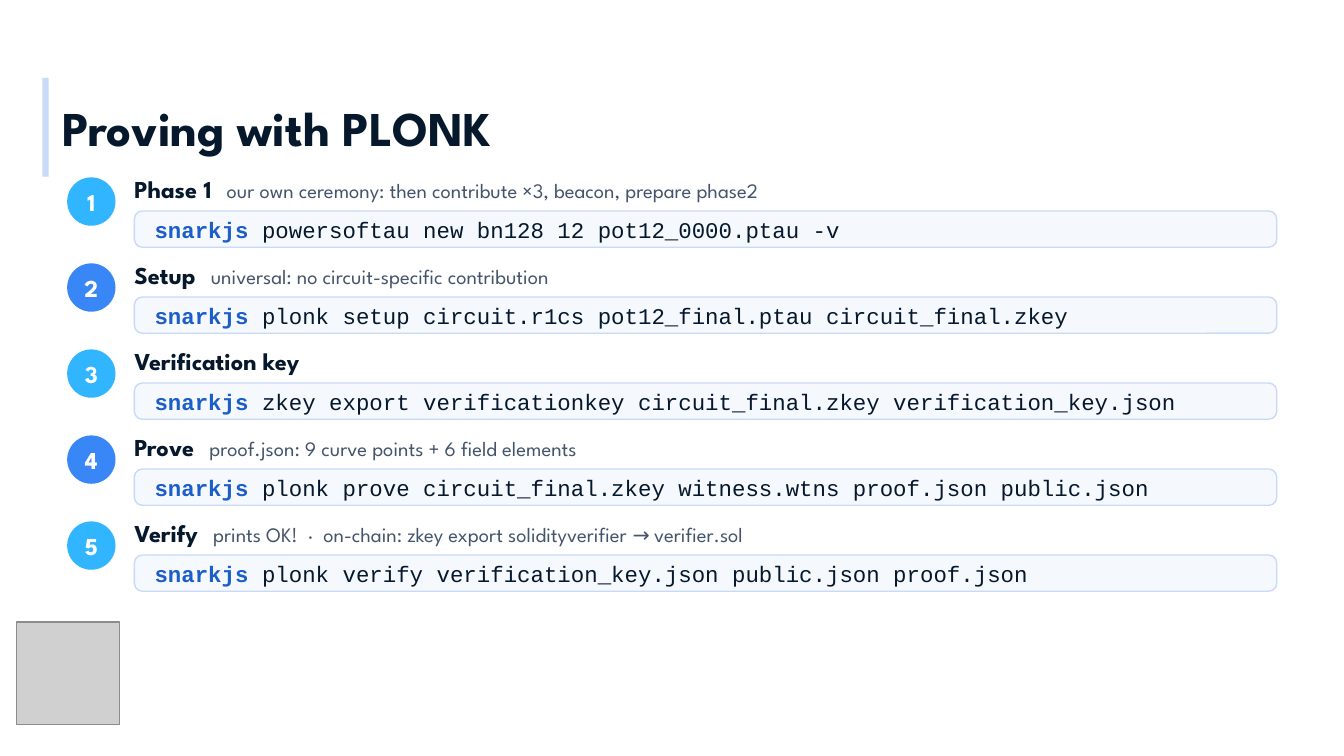
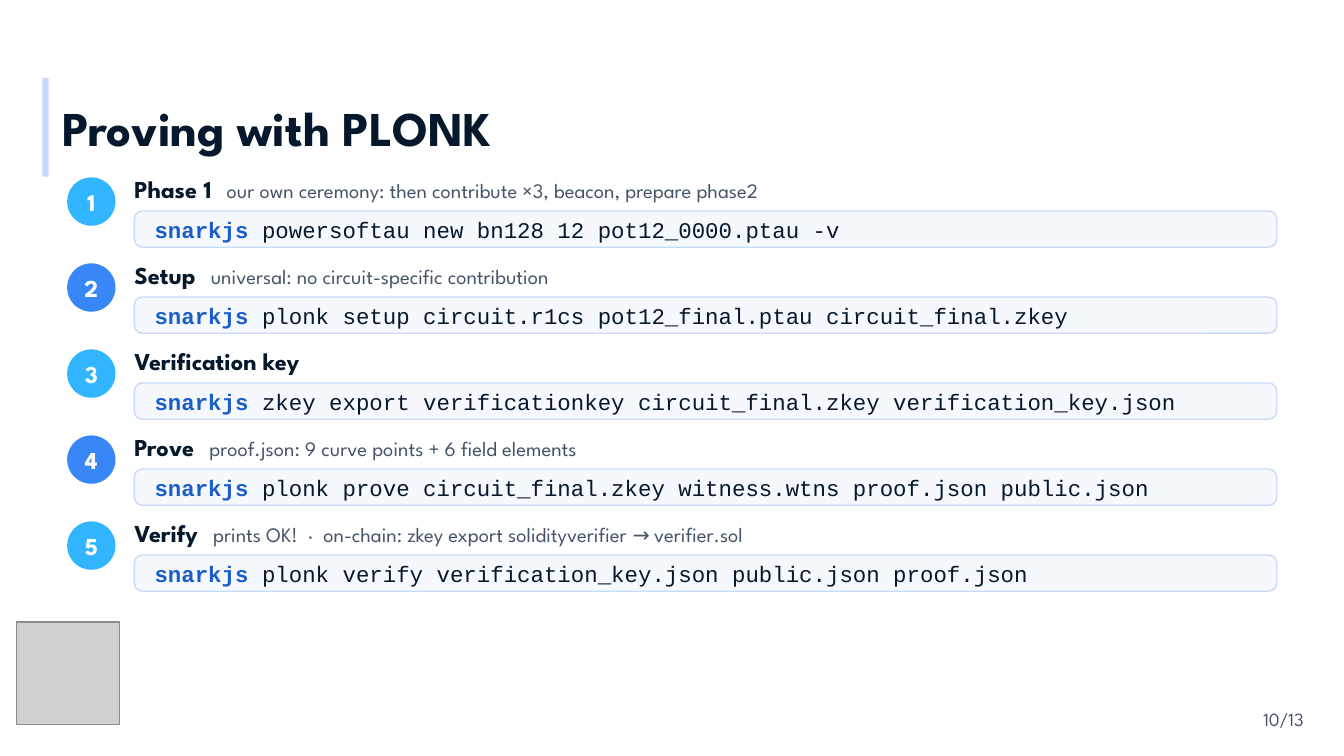
Before and after one commit to radojevicMihailo/ZK-kurs, a slide deck: slide 10 of circom-snarkjs/ZKP MA - Circom i snarkjs.pptx. Drawn at 1344x756 pixels with LibreOffice and Linux fonts; fonts in the diff are those of the drawing; grey boxes stand for pictures; background and template pictures are left out. Boxes give left, top, right and bottom in pixels: in the first picture for what was removed or moved away, otherwise in the second. Text is boxed around its words. In the diff, an @@ line names an element or a change of style, - is before the commit and + after.

```diff
--- a/circom-snarkjs/ZKP MA - Circom i snarkjs.pptx
+++ b/circom-snarkjs/ZKP MA - Circom i snarkjs.pptx
@@ page number added at box(1263, 713, 1303, 728), 10 pt, text #44546A @@
+10/13
```
Also in this commit, not shown: 12 other slides changed, 2 other files.
